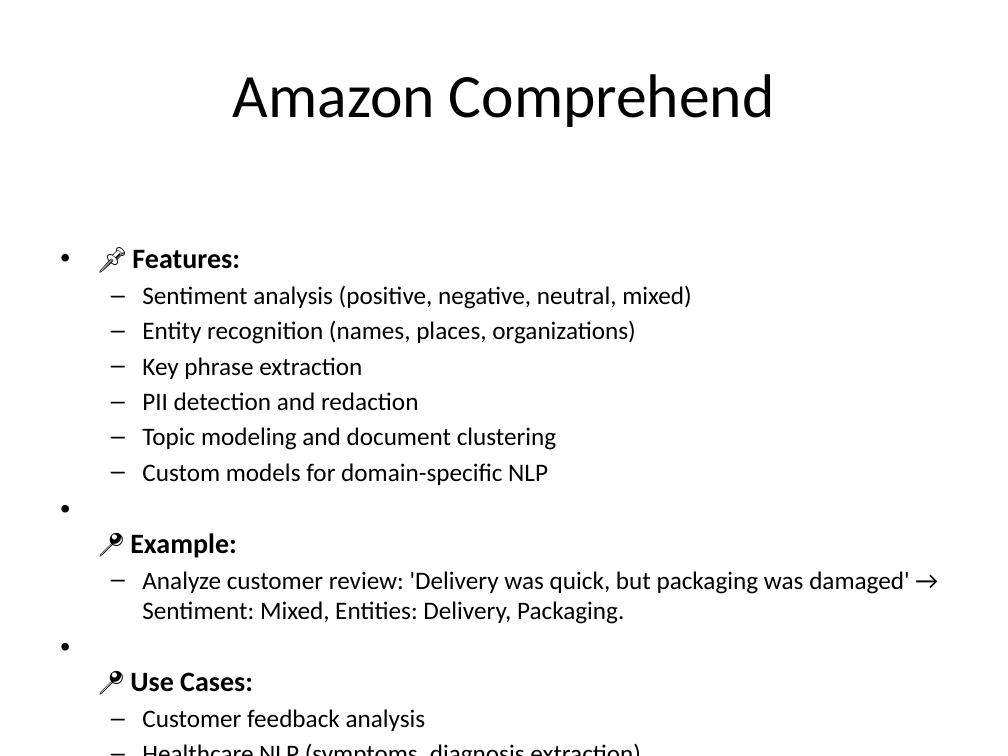
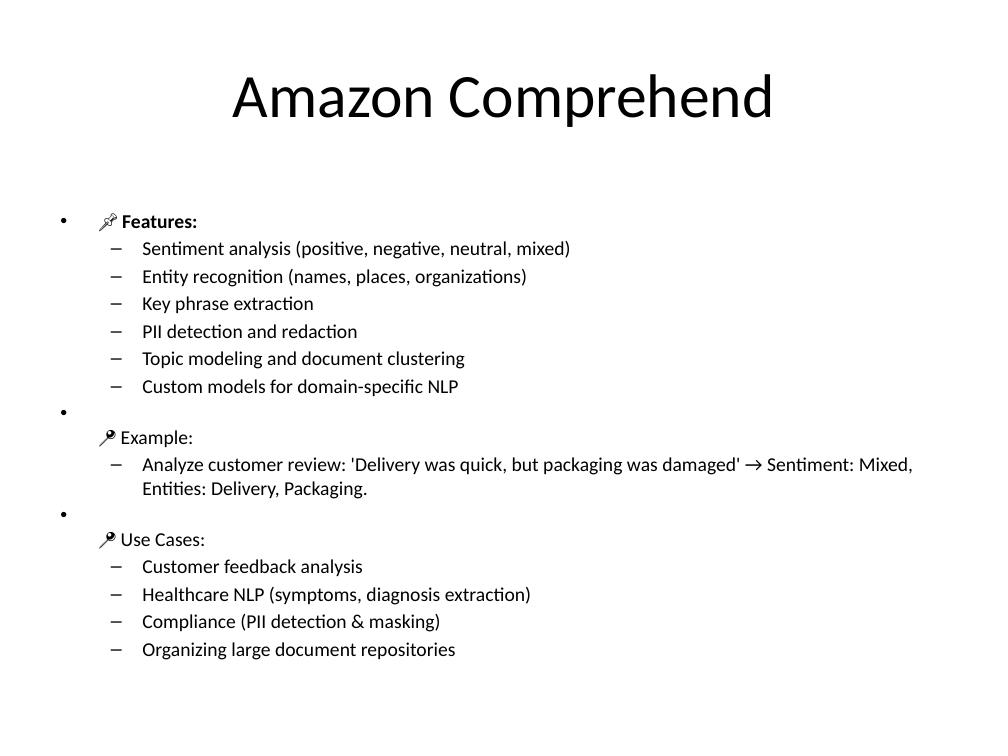
Before and after one commit to get-bishtified/aws-devops-ml-resources, a slide deck: slide 4 of AWS AI_ML_Services_Usecase.pptx. Drawn at 1008x756 pixels with LibreOffice and Linux fonts; fonts in the diff are those of the drawing. Boxes give left, top, right and bottom in pixels: in the first picture for what was removed or moved away, otherwise in the second. Text is boxed around its words. In the diff, an @@ line names an element or a change of style, - is before the commit and + after.

```diff
--- a/AWS AI_ML_Services_Usecase.pptx
+++ b/AWS AI_ML_Services_Usecase.pptx
@@ text "📌 Features:" at box(121, 215, 913, 660): size 20 to 14 pt in "📌 Features:", "📍 Example:", "📍 Use Cases:"; size 18 to 14 pt; bold off in "📍 Example:", "📍 Use Cases:"; less space between paragraphs @@
```
Also in this commit, not shown: 3 other slides changed.
